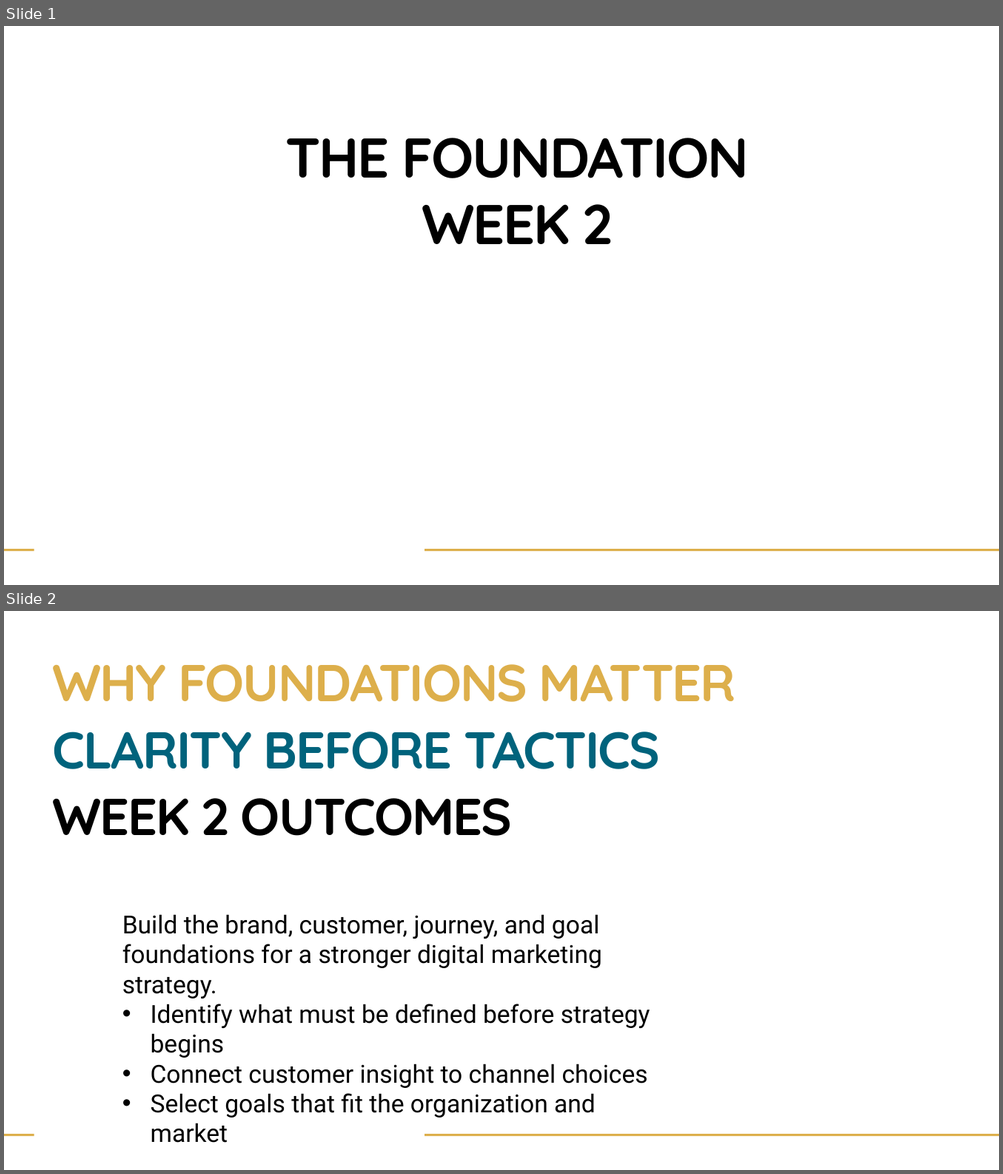
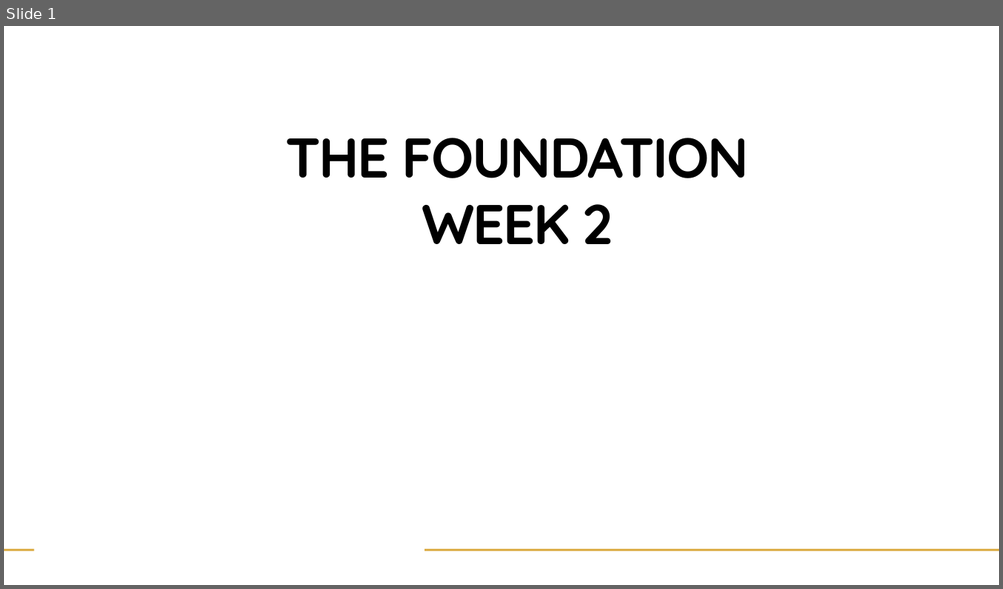
Before and after one commit to kindawilson/digitalmarketing, a slide deck: Week 2/The Foundation - Week 2.pptx. Shown one above the other, each under a label of ours: slides 1 and 2 before the commit, slide 1 after it. The pictures are 1003x1174 and 1003x589 pixels, drawn with LibreOffice and Linux fonts; fonts in the diff are those of the drawing; background and template pictures are left out. Boxes give left, top, right and bottom in pixels: in the first picture for what was removed or moved away, otherwise in the second. Text is boxed around its words. In the diff, an @@ line names an element or a change of style, - is before the commit and + after.

```diff
--- a/Week 2/The Foundation - Week 2.pptx
+++ b/Week 2/The Foundation - Week 2.pptx
@@ slide 2 removed at (4,611,999,1170), background #FFFFFF @@
@@ text removed at (53,664,736,702) @@
-WHY FOUNDATIONS MATTER
@@ text removed at (53,732,660,769) @@
-CLARITY BEFORE TACTICS
@@ text removed at (53,798,512,836) @@
-WEEK 2 OUTCOMES
@@ text removed at (122,914,650,1143) @@
-Build the brand, customer, journey, and goal foundations for a stronger digital marketing strategy.
-• Identify what must be defined before strategy begins
-• Connect customer insight to channel choices
-• Select goals that fit the organization and market
@@ line removed from (4, 1136) to (34, 1136) @@
@@ line removed from (425, 1136) to (999, 1136) @@
```
Also in this commit, not shown: 15 slides changed, 2 slides added, 1 other slide removed, 1 other file.
